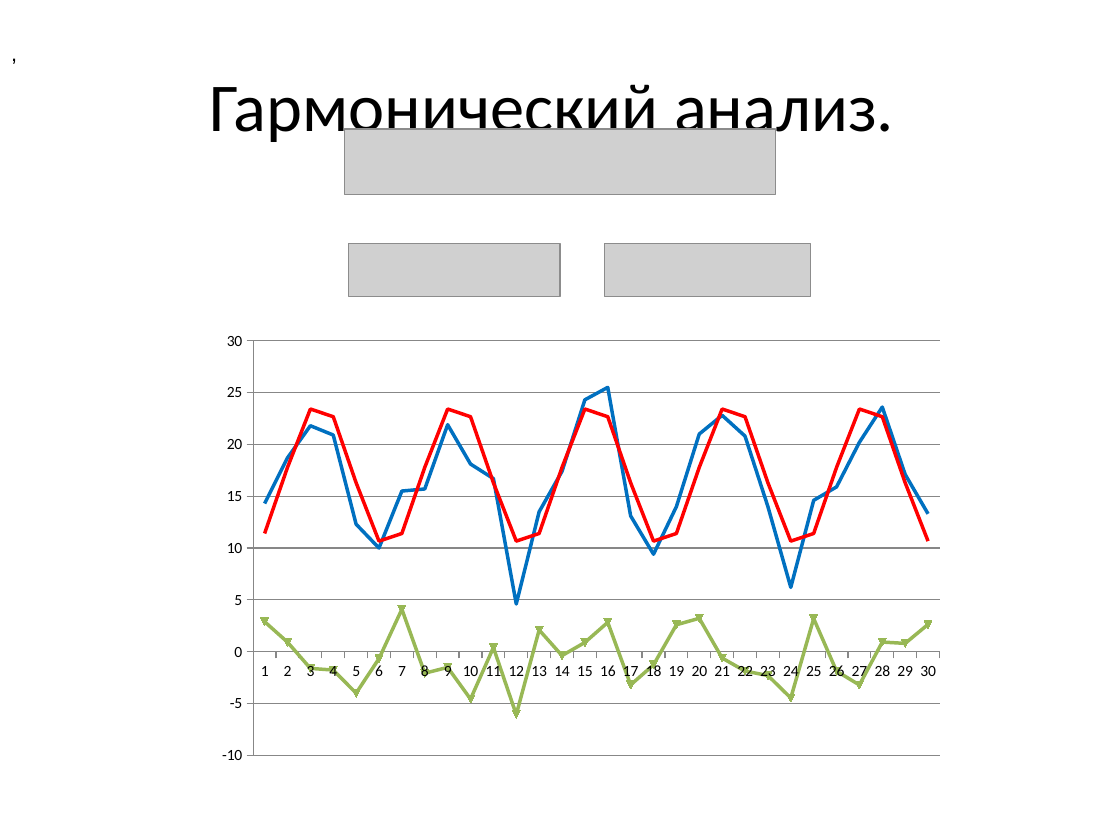
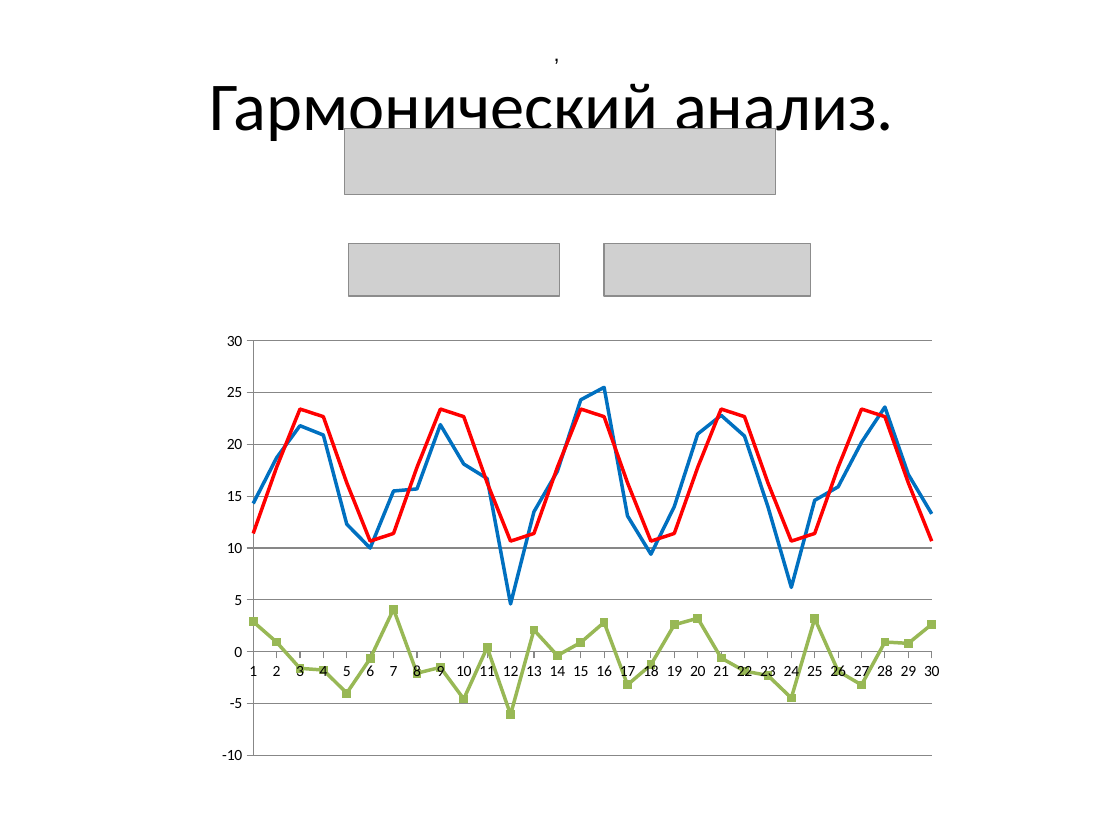
Before and after one commit to Ivan456/diplom, a slide deck: slide 7 of Ivan Vodich.pptx. Drawn at 1120x840 pixels with LibreOffice and Linux fonts; fonts in the diff are those of the drawing; grey boxes stand for pictures. Boxes give left, top, right and bottom in pixels: in the first picture for what was removed or moved away, otherwise in the second. Text is boxed around its words. In the diff, an @@ line names an element or a change of style, - is before the commit and + after.

```diff
--- a/Ivan Vodich.pptx
+++ b/Ivan Vodich.pptx
@@ text "," rewrapped from bbox=[0, 53, 1120, 53] to bbox=[542, 34, 577, 71] @@
@@ line chart at bbox=[207, 323, 954, 773] @@
@@ colour of Series 3 #9BBB59 to #98B855 @@
@@ category axis changed @@
@@ value axis changed @@
@@ background changed @@
@@ lettering changed @@
```
Also in this commit, not shown: 3 other slides changed, 4 slides added, 4 slides removed, 1 other file.
